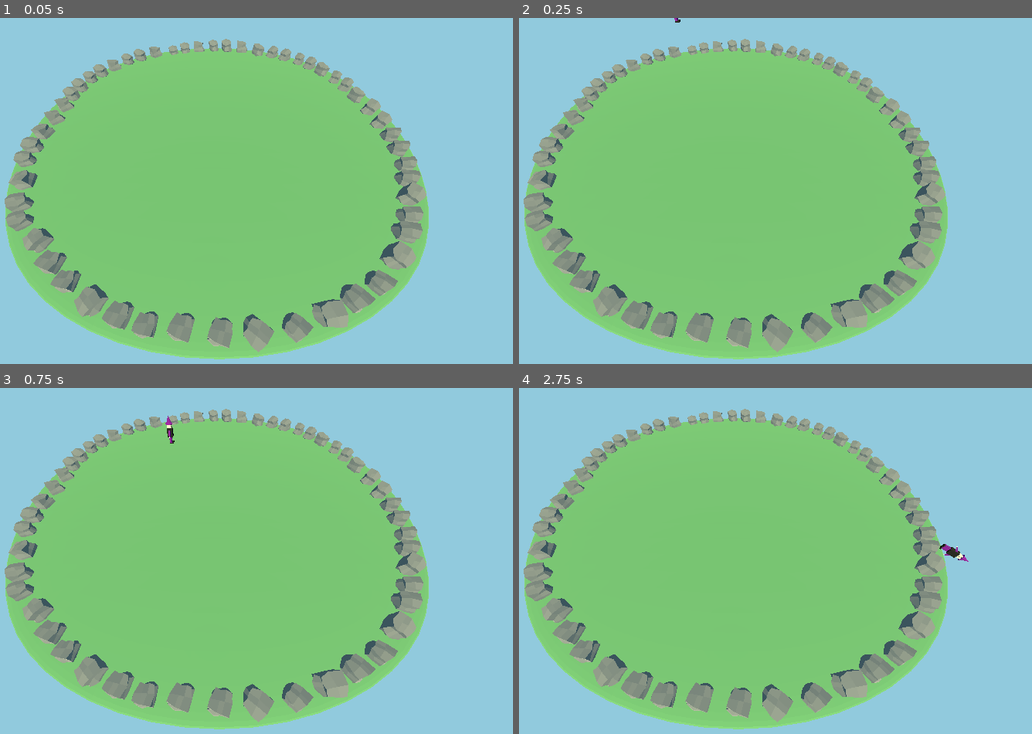
Above: before the commit, frames 1-4 (two rows, left to right).
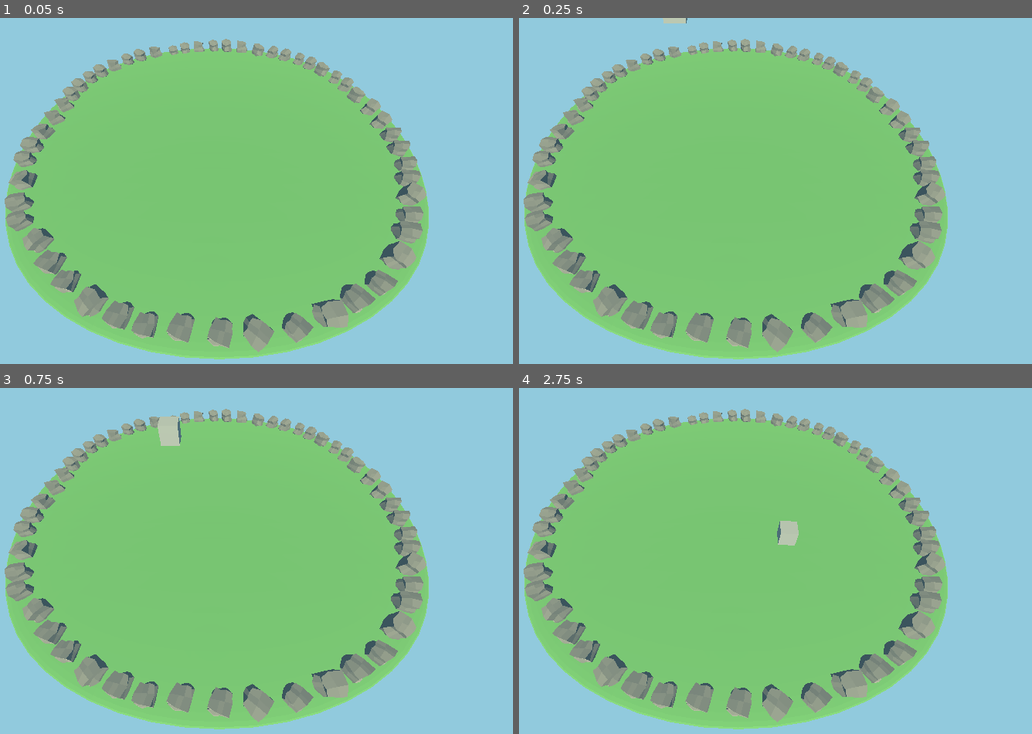
Above: after the commit, the same moments.

Repository: GuilhermeSilvestre/godot-test
Game: Godot game, scene res://scenes/terreno-pleno.tscn
Two runs of this game, one before a commit and one after it. Both use one fixed random seed, a clock stepped at 60 frames per second and the inputs below.
Inputs:
- Up to frame 1 (0.05 s): no input
- Up to frame 2 (0.25 s): no input
- Up to frame 3 (0.75 s): hold Right (ui_right) from 0.53 s (still down); tap Space (shoot, bound only after the commit) at 0.6 s
- Up to frame 4 (2.75 s): release Right (ui_right) at 1.28 s; hold Down (ui_down) 1.28-2.03 s; tap Space (shoot, bound only after the commit) at 1.35, 2.1 s; hold Right (ui_right) from 2.03 s (still down)

Frame 1 is identical in both runs. In frame 2, less than 0.1% of the frame differs, in the area x 28-33%, y 0-2%; in frame 3, 0.4%; in frame 4, 0.4%, in the area x 50-88%, y 38-51%.

Commit message:
Removendo personagem e adicionando shoot na barra de espaço

Diff:
--- a/project.godot
+++ b/project.godot
@@ -15,6 +15,14 @@
 config/features=PackedStringArray("4.3", "Mobile")
 config/icon="res://icon.svg"
 
+[input]
+
+shoot={
+"deadzone": 0.5,
+"events": [Object(InputEventKey,"resource_local_to_scene":false,"resource_name":"","device":-1,"window_id":0,"alt_pressed":false,"shift_pressed":false,"ctrl_pressed":false,"meta_pressed":false,"pressed":false,"keycode":0,"physical_keycode":32,"key_label":0,"unicode":32,"location":0,"echo":false,"script":null)
+]
+}
+
 [rendering]
 
 renderer/rendering_method="mobile"
--- /dev/null
+++ b/scenes/bullet.tscn
@@ -0,0 +1,4 @@
+[gd_scene format=3 uid="uid://bs5enaojdkv6u"]
+
+[node name="bullet" type="RigidBody3D"]
+transform = Transform3D(1, 0, 0, 0, 1, 0, 0, 0, 1, 0, 1.77666, 0)
--- a/scenes/terreno-pleno.tscn
+++ b/scenes/terreno-pleno.tscn
@@ -4,7 +4,6 @@
 [ext_resource type="PackedScene" uid="uid://3la0sot06u02" path="res://assets/rock1.glb" id="2_bx6fl"]
 [ext_resource type="PackedScene" uid="uid://dveygqt6n6m1k" path="res://assets/rock2.glb" id="3_8ct4f"]
 [ext_resource type="PackedScene" uid="uid://c6lc1sugex6tp" path="res://assets/rock3.glb" id="4_6nu8j"]
-[ext_resource type="PackedScene" uid="uid://dflui7jo6hl8a" path="res://assets/player.glb" id="6_er2dc"]
 [ext_resource type="Script" path="res://scripts/player.gd" id="7_8gtgd"]
 
 [sub_resource type="Sky" id="Sky_q6hrt"]
@@ -24,7 +23,9 @@
 [sub_resource type="BoxShape3D" id="BoxShape3D_ynwta"]
 
 [sub_resource type="BoxShape3D" id="BoxShape3D_otb6k"]
-size = Vector3(0.29686, 1.38217, 0.715271)
+size = Vector3(1.01831, 1.02748, 1.01958)
+
+[sub_resource type="BoxMesh" id="BoxMesh_wp5e0"]
 
 [node name="Node3D" type="Node3D"]
 
@@ -482,13 +483,13 @@
 [node name="CollisionShape3D" type="CollisionShape3D" parent="Rocks/rock41/StaticBody3D"]
 shape = SubResource("BoxShape3D_ynwta")
 
-[node name="RigidBody3D2" type="RigidBody3D" parent="."]
+[node name="Player" type="RigidBody3D" parent="."]
 transform = Transform3D(1, 0, 0, 0, 1, 0, 0, 0, 1, -3.19398, 7.75245, 0)
 script = ExtResource("7_8gtgd")
 
-[node name="player" parent="RigidBody3D2" instance=ExtResource("6_er2dc")]
-transform = Transform3D(0.1, 0, 0, 0, 0.1, 0, 0, 0, 0.1, 0, -0.0276117, 0)
-
-[node name="CollisionShape3D" type="CollisionShape3D" parent="RigidBody3D2"]
-transform = Transform3D(1, 0, 0, 0, 1, 0, 0, 0, 1, 0.0106583, 0.0823021, -0.0116615)
+[node name="CollisionShape3D" type="CollisionShape3D" parent="Player"]
+transform = Transform3D(1, 0, 0, 0, 1, 0, 0, 0, 1, 0.00101662, -0.00298071, -0.00106427)
 shape = SubResource("BoxShape3D_otb6k")
+
+[node name="MeshInstance3D" type="MeshInstance3D" parent="Player"]
+mesh = SubResource("BoxMesh_wp5e0")
--- a/scripts/player.gd
+++ b/scripts/player.gd
@@ -1,6 +1,13 @@
 extends RigidBody3D
 
-var force_strength = 16.0
+@export var force_strength = 16.0
+@export var bullet_scene : PackedScene  # Referência para a cena do projétil
+@export var bullet_speed = 20.0  # Velocidade do projétil
+
+func _ready():
+	# Verifica se bullet_scene está corretamente atribuído
+	if not bullet_scene:
+		print("Bullet scene not assigned!")
 
 func _physics_process(delta):
 	var force = Vector3()
@@ -16,3 +23,19 @@
 
 	if force != Vector3():
 		apply_central_force(force)
+
+	# Disparar projéteis
+	if Input.is_action_just_pressed("shoot"):  # Use is_action_just_pressed para detectar um clique
+		shoot_bullet()
+
+func shoot_bullet():
+	if bullet_scene:
+		var bullet = bullet_scene.instantiate()  # Instanciar o projétil
+		get_tree().root.add_child(bullet)  # Adicionar o projétil à cena
+		bullet.transform.origin = transform.origin  # Posicionar o projétil na posição do personagem
+
+		# Ajustar a direção e aplicar a força ao projétil
+		var direction = transform.basis.z.normalized()  # Assumindo que o eixo z é a direção para frente
+		bullet.apply_impulse(direction * bullet_speed)
+	else:
+		print("Bullet scene is not assigned!")
--- a/scripts/rigid_body_3d.gd
+++ /dev/null
@@ -1,18 +0,0 @@
-extends RigidBody3D
-
-var force_strength = 20.0
-
-func _physics_process(delta):
-	var force = Vector3()
-
-	if Input.is_action_pressed("ui_right"):
-		force.x += force_strength
-	if Input.is_action_pressed("ui_left"):
-		force.x -= force_strength
-	if Input.is_action_pressed("ui_up"):
-		force.z -= force_strength
-	if Input.is_action_pressed("ui_down"):
-		force.z += force_strength
-
-	if force != Vector3():
-		apply_central_force(force)
Not shown, added: Blend Files/bullet.blend.import
Binary file added: assets/bullet.glb
Not shown, added: assets/bullet.glb.import
Not shown, added: Blend Files/bullet.blend
Not shown, added: bullet.blend1
